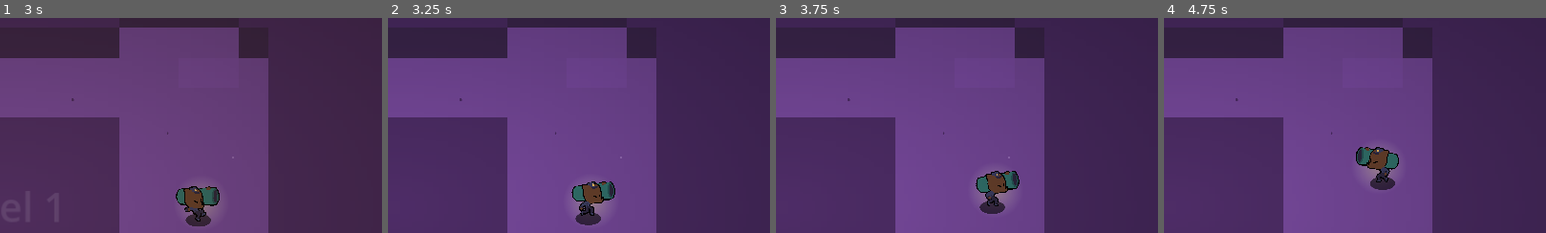
Above: before the commit, frames 1-4 (left to right).
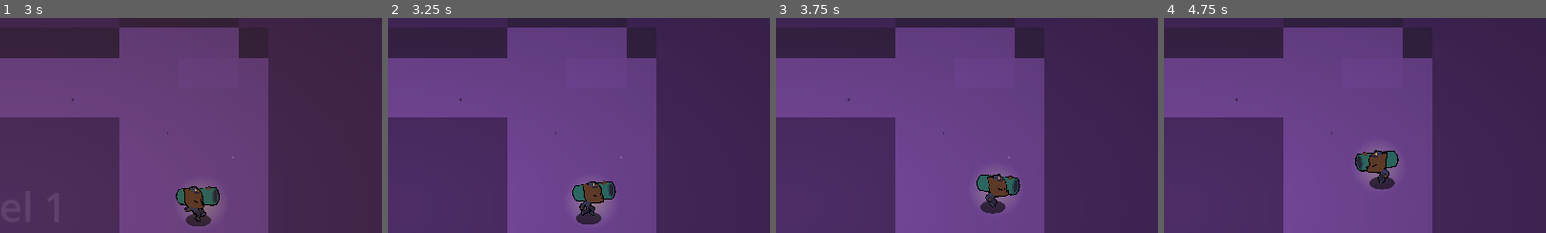
Above: after the commit, the same moments.

Repository: miyo6032/ProjectGodotWild63
Game: Godot game, scene res://scenes/main.tscn
Same seed, same stepped clock (60 frames per second), same inputs: the game is played once before the commit and once after it.
Inputs:
- Up to frame 1 (3 s): click "Play" at 0.5 s; tap Enter at 1.25 s; hold Right (attack_right) 1.28-2.03 s; tap Tab at 1.35, 2.1, 2.85 s; tap Space at 2 s; hold Down (attack_down) 2.03-2.78 s; hold Right (attack_right) from 2.78 s (still down)
- Up to frame 2 (3.25 s): keep holding Right (attack_right)
- Up to frame 3 (3.75 s): release Right (attack_right) at 3.53 s; hold Up (attack_up) from 3.53 s (still down); tap Tab at 3.6 s
- Up to frame 4 (4.75 s): release Up (attack_up) at 4.28 s; hold Left (attack_left) from 4.28 s (still down); tap Tab at 4.35 s
The pictures show only the part of the screen within x 50-100%, y 6-56%; the shares and areas given below are measured in that part.

Frame 1 is identical in both runs. In frame 2, 0.3% of the frame differs, in the area x 48-60%, y 75-97%; in frame 3, 0.8%; in frame 4, 0.8%, in the area x 50-62%, y 60-80%.

Commit message:
make menus pause better

Diff:
--- a/scenes/Main.gd
+++ b/scenes/Main.gd
@@ -10,6 +10,7 @@
     EventBus.on_level_cleared.connect(_on_level_cleared)
 
 func _on_level_cleared() -> void:
+    get_tree().paused = true
     if current_level_index < levels.size() - 1:
         await get_tree().create_timer(2.0).timeout
         start_level(current_level_index + 1)
@@ -29,5 +30,9 @@
     current_level = level
     current_level_index = level_index
 
+    await get_tree().create_timer(2.0).timeout
+    get_tree().paused = false
+
 func _on_menus_play_pressed():
+    get_tree().paused = true
     start_level(0)
--- a/scenes/Menus.gd
+++ b/scenes/Menus.gd
@@ -15,6 +15,8 @@
 @onready var options_settings_grid_container = %OptionsSettingsGridContainer
 @onready var main_menu = %MainMenu
 @onready var level_label = %LevelLabel
+@onready var death_menu = %DeathMenu
+@onready var win_menu = %WinMenu
 
 func _ready():
     EventBus.on_game_win.connect(_game_won)
@@ -27,6 +29,7 @@
 func _game_won():
     play_again_button.grab_focus()
     animation_player.play("win")
+    get_tree().paused = true
 
 func _game_over():
     try_again_button.grab_focus()
@@ -45,7 +48,7 @@
     get_tree().reload_current_scene()
 
 func _input(event):
-    if event.is_action_pressed("ui_cancel") and !main_menu.visible:
+    if event.is_action_pressed("ui_cancel") and ((!main_menu.visible and !death_menu.visible and !win_menu.visible) or pause_menu.visible):
         toggle_pause_menu()
 
 func toggle_pause_menu():
@@ -77,14 +80,8 @@
     play_button.grab_focus()
 
 func _level_started(index):
-    get_tree().paused = true
     level_label.text = "Level " + str(index + 1)
     animation_player.play("level_screen_first")
-    await animation_player.animation_finished
-    get_tree().paused = false
 
 func _level_cleared():
-    get_tree().paused = true
     animation_player.play("level_cleared")
-    await animation_player.animation_finished
-    get_tree().paused = false
--- a/scenes/menus.tscn
+++ b/scenes/menus.tscn
@@ -1,8 +1,9 @@
-[gd_scene load_steps=12 format=3 uid="uid://bvf55uwknvl1"]
+[gd_scene load_steps=13 format=3 uid="uid://bvf55uwknvl1"]
 
 [ext_resource type="Theme" uid="uid://c1xf2fj7vroku" path="res://data/epic_theme.tres" id="1_8m6kn"]
 [ext_resource type="Script" path="res://scenes/Menus.gd" id="2_ltdt6"]
 [ext_resource type="Script" path="res://scenes/Options.gd" id="3_chwi7"]
+[ext_resource type="AudioStream" uid="uid://cs6t5lhliifu2" path="res://sounds/GAME_LEVEL_CLEAR.wav" id="4_hkxjh"]
 
 [sub_resource type="Animation" id="Animation_t6jvd"]
 length = 0.001
@@ -125,6 +126,18 @@
 "transitions": PackedFloat32Array(1),
 "update": 0,
 "values": [Vector2(1, 1)]
+}
+tracks/10/type = "value"
+tracks/10/imported = false
+tracks/10/enabled = true
+tracks/10/path = NodePath("AudioStreamPlayer:playing")
+tracks/10/interp = 1
+tracks/10/loop_wrap = true
+tracks/10/keys = {
+"times": PackedFloat32Array(0),
+"transitions": PackedFloat32Array(1),
+"update": 1,
+"values": [false]
 }
 
 [sub_resource type="Animation" id="Animation_kktpk"]
@@ -188,7 +201,7 @@
 length = 2.0
 tracks/0/type = "value"
 tracks/0/imported = false
-tracks/0/enabled = true
+tracks/0/enabled = false
 tracks/0/path = NodePath("LevelCleared:modulate")
 tracks/0/interp = 1
 tracks/0/loop_wrap = true
@@ -200,7 +213,7 @@
 }
 tracks/1/type = "value"
 tracks/1/imported = false
-tracks/1/enabled = true
+tracks/1/enabled = false
 tracks/1/path = NodePath("LevelCleared:scale")
 tracks/1/interp = 1
 tracks/1/loop_wrap = true
@@ -217,7 +230,7 @@
 tracks/2/interp = 1
 tracks/2/loop_wrap = true
 tracks/2/keys = {
-"times": PackedFloat32Array(1.5, 2),
+"times": PackedFloat32Array(0, 0.5),
 "transitions": PackedFloat32Array(1, 1),
 "update": 0,
 "values": [Color(1, 1, 1, 0), Color(1, 1, 1, 1)]
@@ -229,7 +242,7 @@
 tracks/3/interp = 1
 tracks/3/loop_wrap = true
 tracks/3/keys = {
-"times": PackedFloat32Array(1.5),
+"times": PackedFloat32Array(0),
 "transitions": PackedFloat32Array(1),
 "update": 1,
 "values": [true]
@@ -262,6 +275,18 @@
 "update": 0,
 "values": [Color(1, 1, 1, 0), Color(1, 1, 1, 1), Color(1, 1, 1, 1), Color(1, 1, 1, 0)]
 }
+tracks/2/type = "value"
+tracks/2/imported = false
+tracks/2/enabled = true
+tracks/2/path = NodePath("AudioStreamPlayer:playing")
+tracks/2/interp = 1
+tracks/2/loop_wrap = true
+tracks/2/keys = {
+"times": PackedFloat32Array(0),
+"transitions": PackedFloat32Array(1),
+"update": 1,
+"values": [true]
+}
 
 [sub_resource type="Animation" id="Animation_7ky4c"]
 resource_name = "level_screen"
@@ -289,6 +314,18 @@
 "transitions": PackedFloat32Array(1, 1, 1),
 "update": 0,
 "values": [Color(1, 1, 1, 1), Color(1, 1, 1, 1), Color(1, 1, 1, 0)]
+}
+tracks/2/type = "value"
+tracks/2/imported = false
+tracks/2/enabled = true
+tracks/2/path = NodePath("AudioStreamPlayer:playing")
+tracks/2/interp = 1
+tracks/2/loop_wrap = true
+tracks/2/keys = {
+"times": PackedFloat32Array(0),
+"transitions": PackedFloat32Array(1),
+"update": 1,
+"values": [true]
 }
 
 [sub_resource type="Animation" id="Animation_vnyoh"]
@@ -498,6 +535,7 @@
 text = "Quit"
 
 [node name="DeathMenu" type="Control" parent="."]
+unique_name_in_owner = true
 visible = false
 modulate = Color(1, 1, 1, 0)
 layout_mode = 1
@@ -557,6 +595,7 @@
 text = "Quit"
 
 [node name="WinMenu" type="Control" parent="."]
+unique_name_in_owner = true
 visible = false
 modulate = Color(1, 1, 1, 0)
 layout_mode = 1
@@ -803,6 +842,10 @@
 layout_mode = 2
 focus_neighbor_bottom = NodePath("../OptionsSettingsGridContainer/MusicSlider")
 text = "Back"
+
+[node name="AudioStreamPlayer" type="AudioStreamPlayer" parent="."]
+stream = ExtResource("4_hkxjh")
+bus = &"SFX"
 
 [connection signal="pressed" from="MainMenu/MarginContainer/VBoxContainer/PlayButton" to="." method="_on_play_button_pressed"]
 [connection signal="pressed" from="MainMenu/MarginContainer/VBoxContainer/OptionsButton" to="." method="_on_options_button_pressed"]
